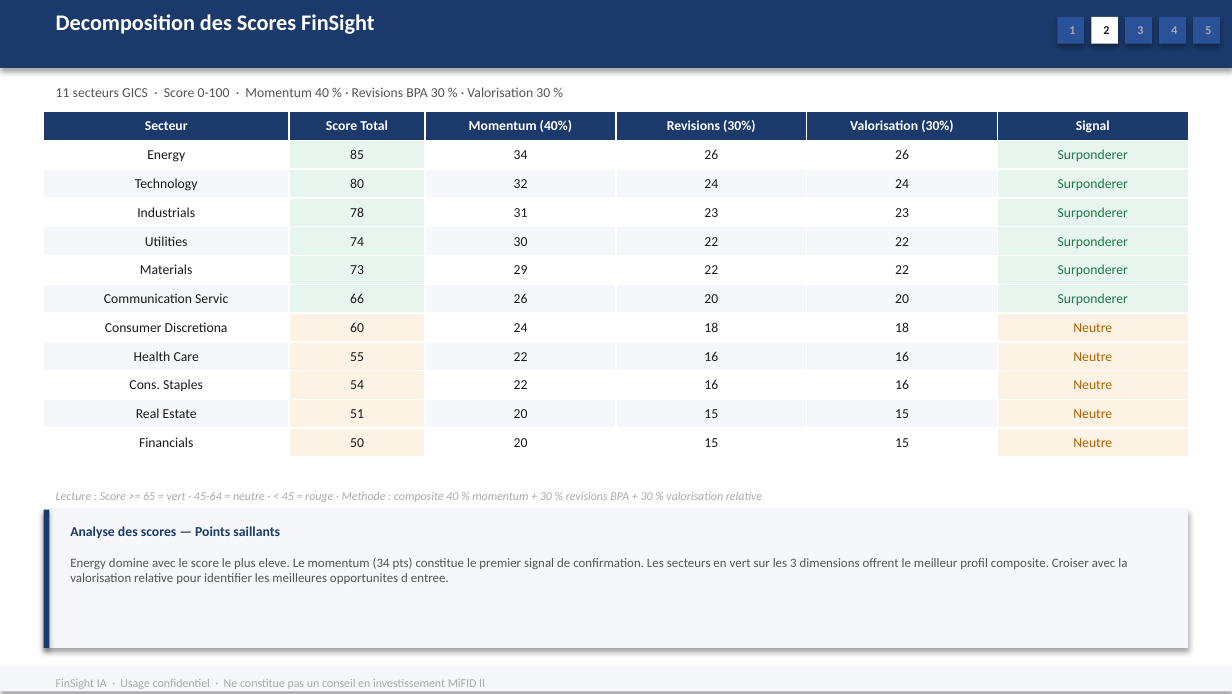
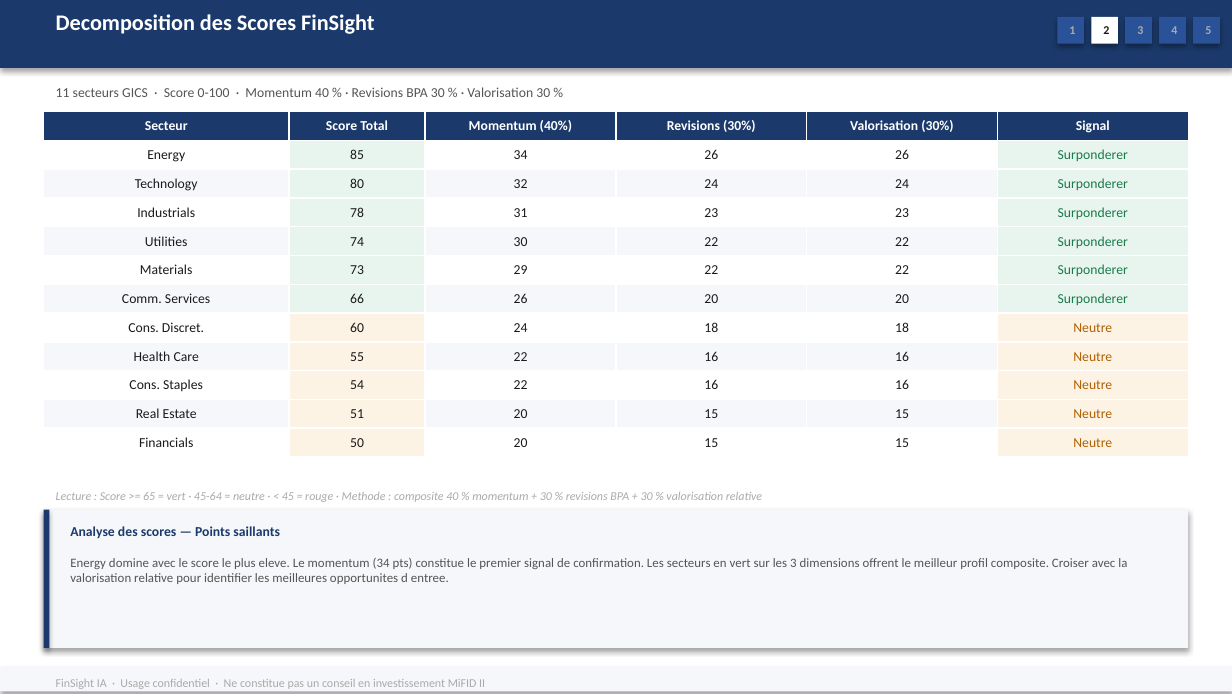
Before and after one commit to baptistejeh07-art/finsight-ia, a slide deck: slide 11 of preview/indice_SP_500/indice_SP_500.pptx. Drawn at 1232x694 pixels with LibreOffice and Linux fonts; fonts in the diff are those of the drawing. Boxes give left, top, right and bottom in pixels: in the first picture for what was removed or moved away, otherwise in the second. Text is boxed around its words. In the diff, an @@ line names an element or a change of style, - is before the commit and + after.

```diff
--- a/preview/indice_SP_500/indice_SP_500.pptx
+++ b/preview/indice_SP_500/indice_SP_500.pptx
@@ table at (43,112,1189,452) @@
-row 7, column 1: Communication Servic
+row 7, column 1: Comm. Services
-row 8, column 1: Consumer Discretiona
+row 8, column 1: Cons. Discret.
```
Also in this commit, not shown: 4 other slides changed, 1 other file.
